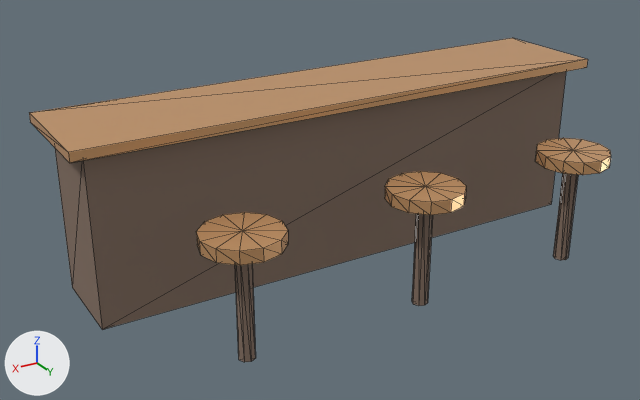
The glTF model models/bar.glb: old version first, new version second.
Rendered twice from a 50 mm lens placed at (3.02, 4.82, 2.76), pointed at (0.3, 0.29, 0.49). The lights are fixed; the arrows at lower left show +X, +Y and +Z. The first picture is the older version. Mesh edges are drawn as thin lines.

Script lines for the objects in view, before the commit:
```python
me_top = bpy.data.meshes.new('top')
me_top.from_pydata(...)  # a box spanning x -1.9..1.9, y -0.4..0.4, z 1.1..1.16; a 12-sided cylinder along z spanning x -1.44..-0.96, y 0.76..1.24, z 0.7..0.78; a 12-sided cylinder along z spanning x -0.24..0.24, y 0.76..1.24, z 0.7..0.78; a 12-sided cylinder along z spanning x 0.96..1.44, y 0.76..1.24, z 0.7..0.78
me_top.materials.append(mat_bartop)  # beige #e7b17c
me_wood = bpy.data.meshes.new('wood')
me_wood.from_pydata(...)  # a box spanning x -1.8..1.8, y -0.3..0.3, z 0.0..1.1; an 8-sided cylinder along z spanning x -1.25..-1.15, y 0.95..1.05, z 0.0..0.7; an 8-sided cylinder along z spanning x -0.05..0.05, y 0.95..1.05, z 0.0..0.7; an 8-sided cylinder along z spanning x 1.15..1.25, y 0.95..1.05, z 0.0..0.7
me_wood.materials.append(mat_wooddark)  # brown #846f61
ob_top = bpy.data.objects.new('top', me_top)
ob_top.location = (0.0, 0.0, 0.0)
ob_wood = bpy.data.objects.new('wood', me_wood)
ob_wood.location = (0.0, 0.0, 0.0)
```
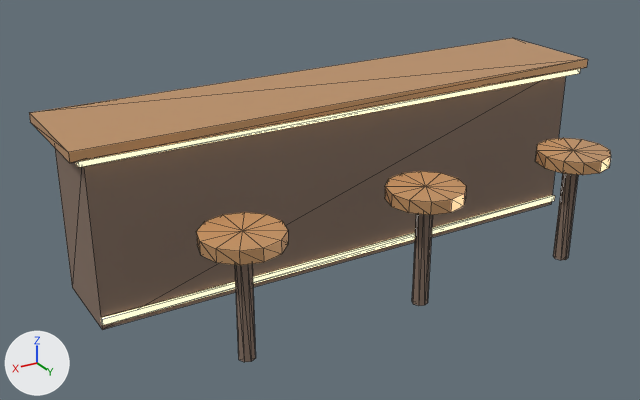
Location of each change, [x1, y1, x2, y2] in pixels of the pictures (640 x 400 px):
'glow', added
    after: [76, 69, 580, 326]

The change in detail:
Material 'lamp' (mat_lamp) is new.
Its base color is (1.0, 0.85, 0.63) (beige #ffedd0).
Its roughness is 0.3.
Its emission color is (1.0, 0.78, 0.45) (beige #ffe5b3).
Its emission strength is 1.0.
Mesh me_glow is new.
It consists of a box spanning x -1.85..1.85, y 0.34..0.38, z 1.06..1.1; a box spanning x -1.8..1.8, y 0.29..0.32, z 0.04..0.08.
It uses material mat_lamp (beige #ffedd0, glowing beige #ffe5b3).
Object 'glow' (ob_glow) is new; it shows me_glow.
Its location is (0.0, 0.0, 0.0).
